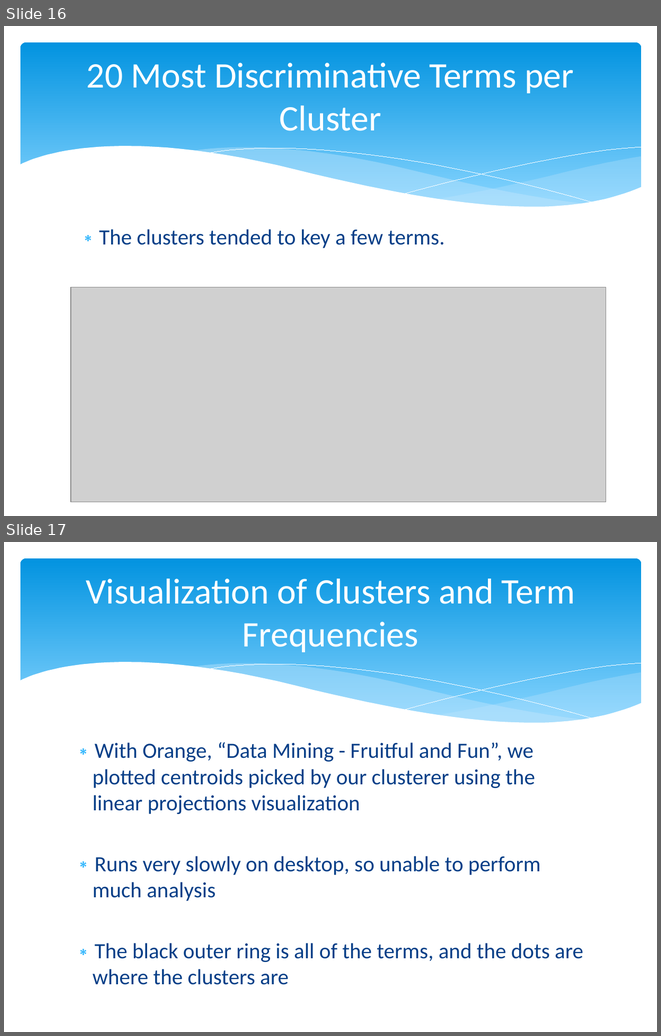
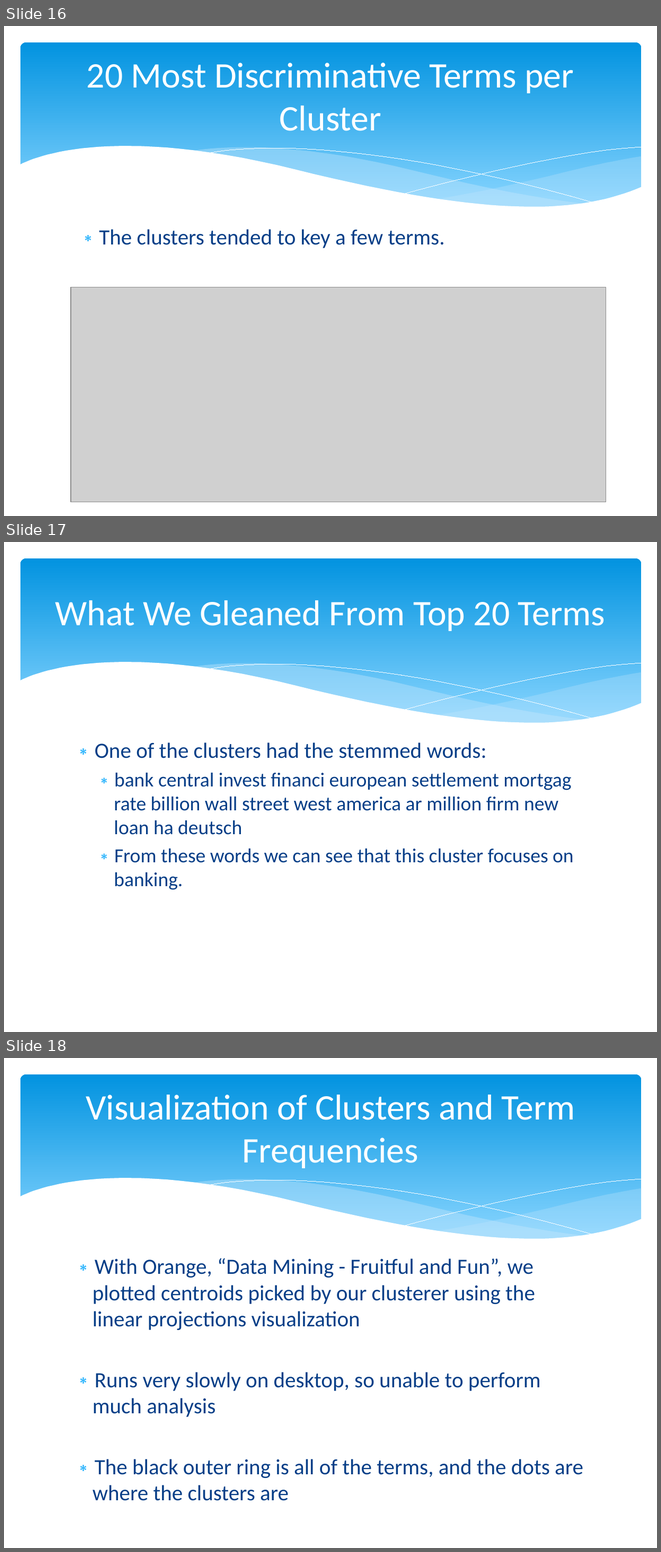
Before and after one commit to Mletter1/Challenge1, a slide deck: Presentation.pptx. Shown one above the other, each under a label of ours: slides 16 and 17 before the commit, slides 16, 17 and 18 after it. The pictures are 661x1036 and 661x1552 pixels, drawn with LibreOffice and Linux fonts; fonts in the diff are those of the drawing; grey boxes stand for pictures. Boxes give left, top, right and bottom in pixels: in the first picture for what was removed or moved away, otherwise in the second. Text is boxed around its words. In the diff, an @@ line names an element or a change of style, - is before the commit and + after.

```diff
--- a/Presentation.pptx
+++ b/Presentation.pptx
@@ slide 17 added at <box>4,542,657,1032</box>, background #FFFFFF; not listed: 6 template elements that a slide beside it also shows @@
@@ title added at <box>55,600,606,631</box>, 39.6 pt, text #FFFFFF @@
+What We Gleaned From Top 20 Terms
@@ text added at <box>95,742,574,890</box>, 22 pt, text #073E87 @@
+∗ One of the clusters had the stemmed words:
+  ∗ bank central invest financi european settlement mortgag rate billion wall street west america ar million firm new loan ha deutsch
+  ∗ From these words we can see that this cluster focuses on banking.
@@ what was slide 17 is now slide 18 @@
```
Also in this commit, not shown: 1 slide changed, 2 other files.
